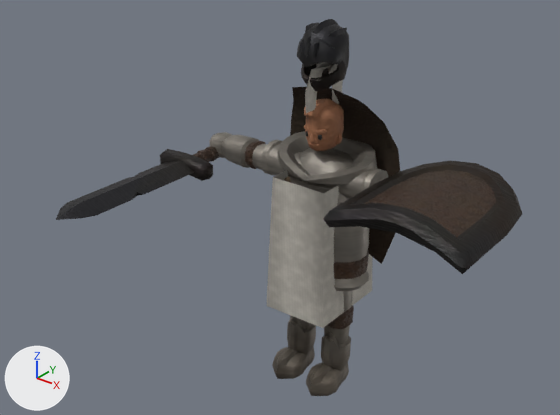
Renders of the glTF model csharp/Unciv.Godot/Packs/units/models/unit/Persian Immortal.glb from each side of a commit.
One viewpoint serves both versions: a 50 mm lens placed at (0.977, -1.383, 1.305), pointed at (0.018, -0.185, 0.562). The axes (+X, +Y, +Z) are drawn at lower left. The lights are the same throughout. The older version comes first.

In view in the first picture: '1H_Sword', 'Badge_Shield', 'Knight_Cape', 'Knight_Helmet', 'Warrior'.
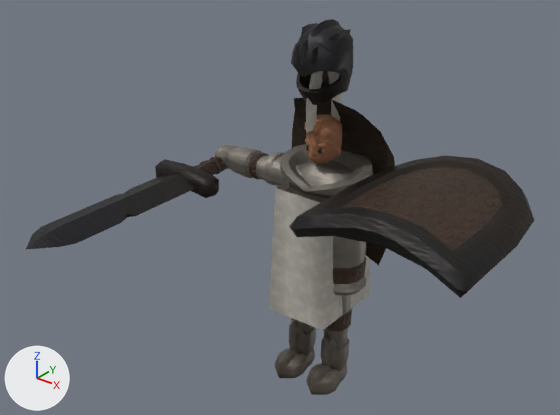
Edits to the bpy script that builds the scene:
```text
Change ob_warrior:
    ob_warrior.scale: (0.384, 0.384, 0.384) -> (0.365, 0.365, 0.365)
Change ob_badge_shield:
    ob_badge_shield.location: (0.324, -0.06, 0.614) -> (0.308, -0.063, 0.601)
    ob_badge_shield.scale: (0.365, 0.365, 0.365) -> (0.451, 0.451, 0.451)
Change ob_1h_sword:
    ob_1h_sword.location: (-0.324, -0.064, 0.557) -> (-0.308, -0.068, 0.53)
    ob_1h_sword.scale: (0.326, 0.326, 0.326) -> (0.388, 0.388, 0.388)
Change ob_knight_helmet:
    ob_knight_helmet.location: (0.0, 0.0, 0.799) -> (0.0, 0.0, 0.772)
    ob_knight_helmet.scale: (0.0959, 0.104, 0.111) -> (0.114, 0.123, 0.132)
Change ob_knight_cape:
    ob_knight_cape.location: (0.0, 0.0, 0.771) -> (0.0, 0.0, 0.745)
    ob_knight_cape.scale: (0.345, 0.23, 0.384) -> (0.329, 0.219, 0.365)
```

Changed parts and their boxes [x1, y1, x2, y2] in the pictures (560 x 415 px):
'Warrior', rescaled (12% narrower)
    before: [209, 62, 388, 396]
    after: [215, 71, 373, 395]
'Badge_Shield', moved, rescaled (23% wider, 26% taller)
    before: [323, 161, 522, 274]
    after: [289, 155, 534, 298]
'1H_Sword', moved, rescaled (24% wider, 25% taller)
    before: [56, 146, 219, 220]
    after: [26, 156, 229, 249]
'Knight_Cape', moved, rescaled (6% narrower)
    before: [290, 87, 400, 264]
    after: [292, 98, 395, 266]
'Knight_Helmet', moved, rescaled (19% wider, 19% taller)
    before: [297, 19, 349, 91]
    after: [291, 19, 353, 105]
